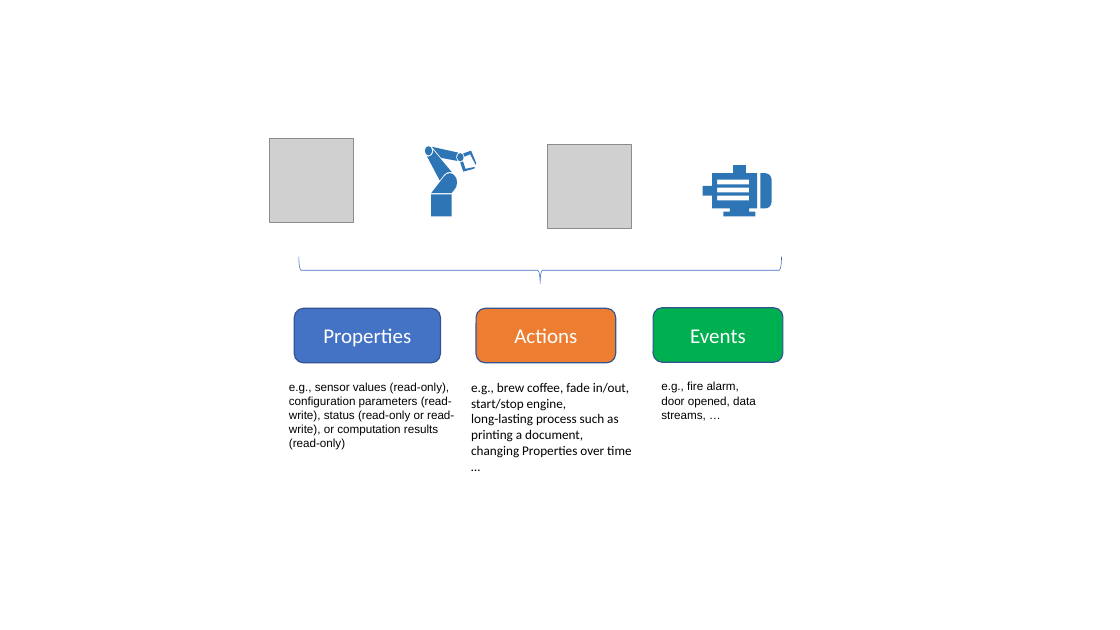
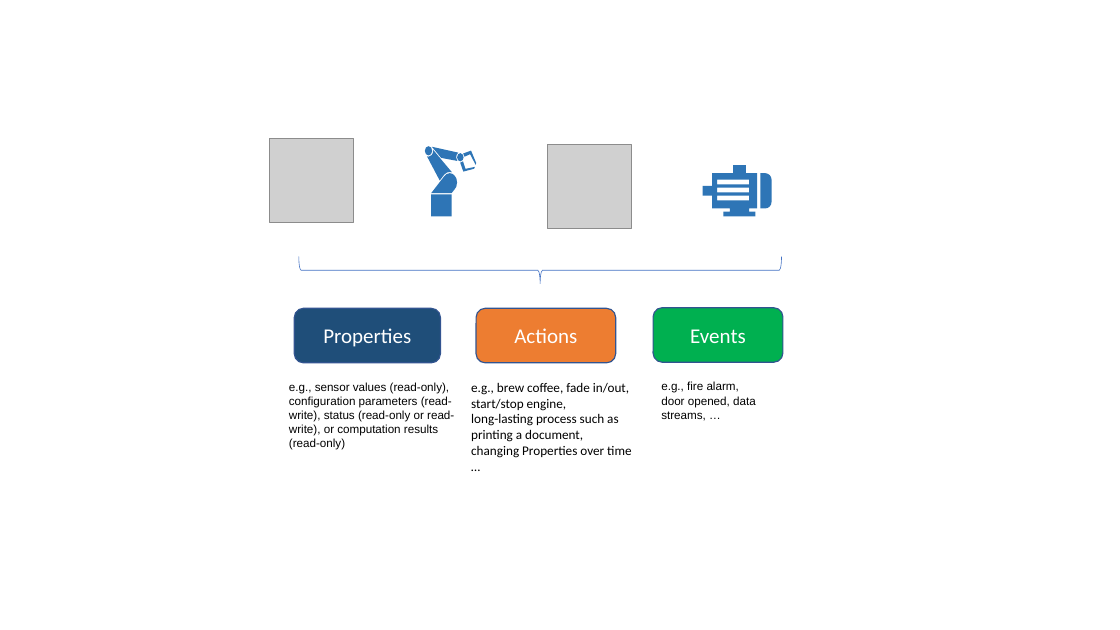
Before and after one commit to w3c/wot-marketing, a slide deck: slide 3 of material/wot-figures.pptx. Drawn at 1120x630 pixels with LibreOffice and Linux fonts; fonts in the diff are those of the drawing; grey boxes stand for pictures. Boxes give left, top, right and bottom in pixels: in the first picture for what was removed or moved away, otherwise in the second. Text is boxed around its words. In the diff, an @@ line names an element or a change of style, - is before the commit and + after.

Commit message:
fix opcua form and colors

```diff
--- a/material/wot-figures.pptx
+++ b/material/wot-figures.pptx
@@ rounded rectangle "Properties" at (294,308,440,363): fill #4472C4 to #1F4E79 @@
```
Also in this commit, not shown: 1 other slide changed.
